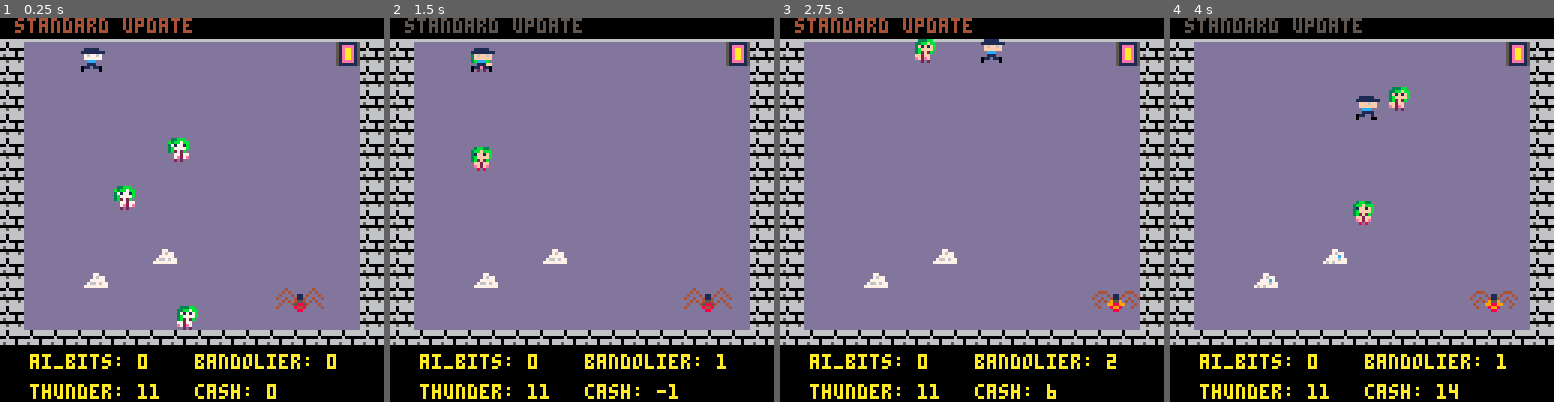
Above: before the commit, frames 1-4 (left to right).
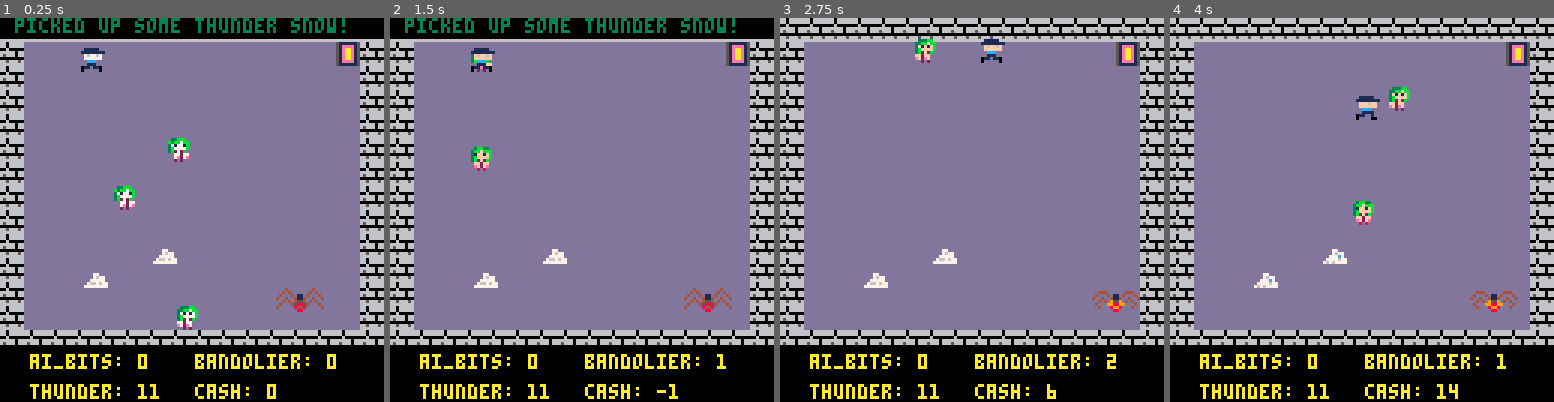
Above: after the commit, the same moments.

Repository: dfirebaugh/j46k
Game: PICO-8 cartridge j46k.p8
The game is run twice, just before and just after one commit, with the same random seed, the same clock (stepped at 60 frames per second) and the same inputs.
Inputs:
- Up to frame 1 (0.25 s): no input
- Up to frame 2 (1.5 s): tap X (X key) at 0.33, 1.07 s; tap O (Z key) at 0.7 s
- Up to frame 3 (2.75 s): hold Right 1.6-2.1 s; tap O (Z key) at 1.7, 2.1, 2.5 s; tap X (X key) at 1.85 s; hold Up 2.15-2.42 s; hold Right from 2.47 s (still down)
- Up to frame 4 (4 s): tap O (Z key) at 2.9, 3.3, 3.7 s; tap X (X key) at 2.97 s; release Right at 3.03 s; hold Left 3.08-3.58 s; hold Down 3.63-3.97 s

The runs differ from the first frame. In frame 1, 1.8% of the frame differs, in the area x 3-90%, y 0-4%; in frame 2, 1.8%; in frame 3, 3.9%, in the area x 0-100%, y 0-6%; in frame 4, 3.9%.

Commit message:
initial window system

Diff:
--- a/j46k.p8
+++ b/j46k.p8
@@ -130,13 +130,18 @@
   reset_colors()
   delete_all_actors()
   game_state += 1
-  message("update state -- game_state: "..game_state)
+  log("update state -- game_state: "..game_state)
 end
 
 player_initialized = 0
 
 function _update()
   if(time() - last_hit > .2 and time() - last_pickup > .2) reset_colors()
+
+  if #windows > 0 then
+    handle_window(windows[1])
+    return
+  end
 
   init_player()
 
@@ -191,6 +197,7 @@
   draw_game_info()
   -- message("game_state: "..game_state)
   check_for_message()
+  draw_windows()
 end
 
 function print_debug()
@@ -202,7 +209,6 @@
 end
 
 function standard_update()
-message("standard update")
   control_player(jon)
   update_player()
   move_actor(jon)
@@ -636,7 +642,7 @@
 end
 
 function delete_actor(a)
-  for i=1, count(actor) do
+  for i=1, #actor do
     if (actor[i].x == a.x and actor[i].y == a.y and actor[i].actor_id == a.actor_id) then
       del(actor, actor[i])
       return
@@ -657,6 +663,24 @@
   -- pal(6, 7)
   pal(15, 7)
 end
+
+
+function handle_trs80_collision(a, trs80_actor)
+function deletetrs80()
+  delete_actor(trs80_actor)
+end
+
+  if(trs80_actor.actor_id == trs80_id) then
+    if (a.player or a.actor_id == lady_id) then
+      w = make_window()
+      w.message = "welcome jon.  deposite aibits to start building your ai super power. Press btn to deposit aibits"
+      w1 = make_window()
+      w1.message = "cpu overloading... aibits generating supercomputer super nodes"
+      -- w.callback = deletetrs80
+    end
+  end
+end
+
 
 function handle_ai_bit_collision(a, aibit_actor)
   if(aibit_actor.actor_id == aibit_id) then
@@ -788,6 +812,7 @@
         handle_spidy_collision(a, a2)
         handle_lady_collision(a, a2)
         handle_ai_bit_collision(a, a2)
+        handle_trs80_collision(a, a2)
 
         return true
       end
@@ -801,6 +826,7 @@
         handle_spidy_collision(a, a2)
         handle_lady_collision(a, a2)
         handle_ai_bit_collision(a, a2)
+        handle_trs80_collision(a, a2)
 
         return true
       end
@@ -972,6 +997,83 @@
   if (y >= mapsize) return false
 
   return true
+end
+
+-->9
+-- window system
+
+-- we have a stack of windows, when the player hits the ❎ btn (i.e. btn(5))
+--   the window should perform some action (i.e. a callback should fire).
+--   Typically the window closes
+
+windows = {}
+
+function draw_windows()
+  if #windows > 0 then
+    local startx = 10
+    local starty = 30
+    local endx = 115
+    local endy = 100
+    local color = 11
+
+    local line_height = 7
+
+    local lines = get_lines_from_message(windows[1].message)
+
+    rectfill(startx, starty, endx, endy, 0)
+
+    clip(startx, starty, endx-12, endy)
+
+    for i = 1, #lines do
+      print(lines[i], startx + 2, starty - 4 + line_height * i, color)
+    end
+    if (debug == 1) print("line_count: "..#lines, startx+2, starty + line_height * 9, color)
+
+    print("❎", endx-10, endy-7, color)
+    clip()
+    rect(startx, starty, endx, endy)
+  end
+end
+
+function get_lines_from_message(msg)
+  local lines = {}
+  local split_at = 25
+
+  while #msg > 0 do
+    if #msg < split_at then
+      add(lines, msg)
+      msg = ""
+    else
+      add(lines, sub(msg, 1, split_at))
+      msg = sub(msg, split_at+1, #msg)
+    end
+  end
+
+
+  return lines
+end
+
+-- window callback should be what fires when a window is closed
+function default_window_callback()
+end
+
+function make_window()
+  local window = {}
+  window.height = 5
+  window.width = 10
+  window.message = "This is a rather long message.  However, I just wanted to test that we are wrapping correctly"
+  window.callback = default_window_callback
+
+  add(windows, window)
+
+  return window
+end
+
+function handle_window(w)
+  if btnp(5) then
+    del(windows, w)
+    w.callback()
+  end
 end
 
 
